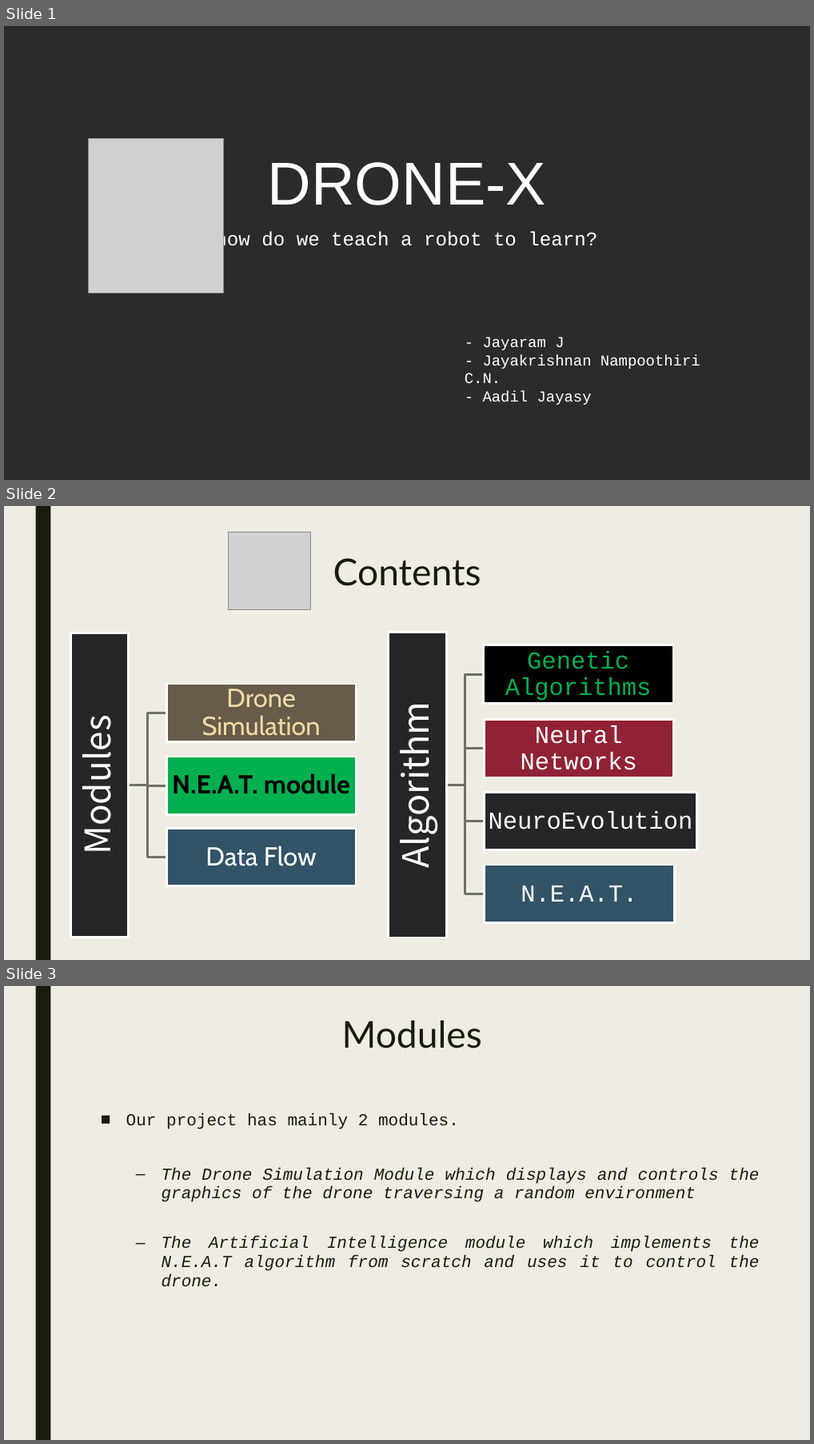
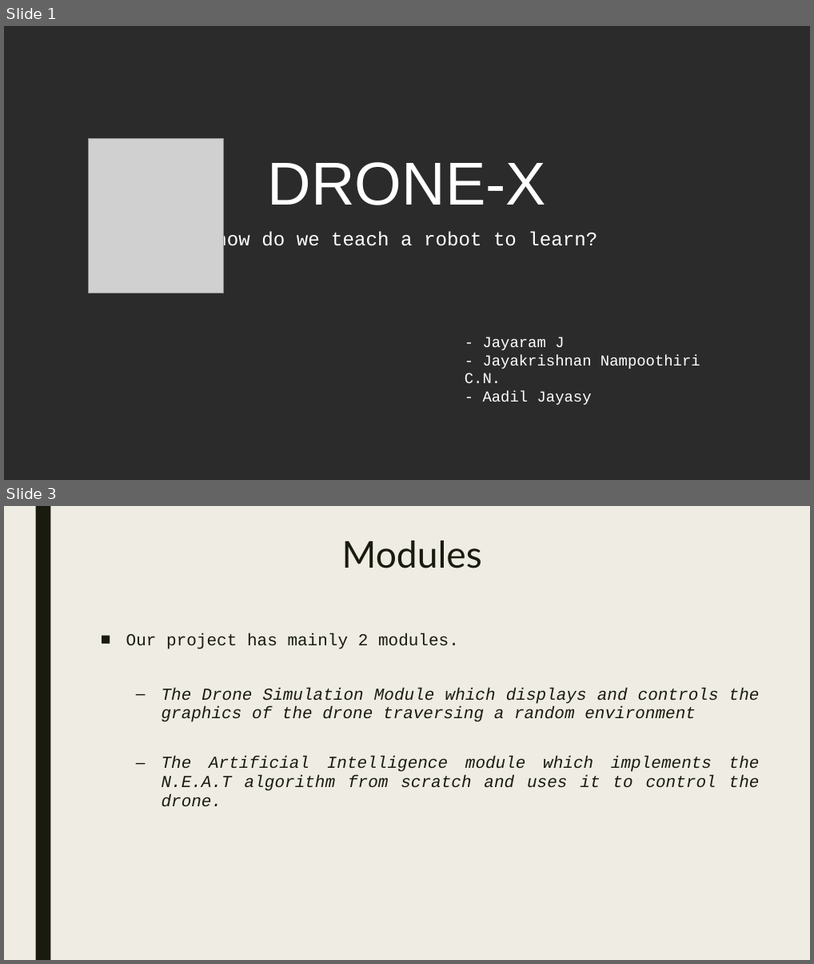
Before and after one commit to bokonist/drone-x, a slide deck: presentation/Drone-X-final.pptx. Shown one above the other, each under a label of ours: slides 1, 2 and 3 before the commit, slides 1 and 3 after it; the slides between them are not shown. The pictures are 814x1444 and 814x964 pixels, drawn with LibreOffice and Linux fonts; fonts in the diff are those of the drawing; grey boxes stand for pictures; background and template pictures are left out; a plain dark background stands for a picture behind light text. Boxes give left, top, right and bottom in pixels: in the first picture for what was removed or moved away, otherwise in the second. Text is boxed around its words. In the diff, an @@ line names an element or a change of style, - is before the commit and + after.

```diff
--- a/presentation/Drone-X-final.pptx
+++ b/presentation/Drone-X-final.pptx
@@ slide 2 removed at (4, 506, 810, 960), background #EFEDE3; not listed: 1 template element that a slide beside it also shows @@
@@ picture removed at (229, 532, 310, 609) @@
@@ title removed at (334, 558, 482, 586) @@
-Contents
@@ group removed at (70, 632, 356, 937): 4 rectangles, 4 texts, 3 freeform shapes @@
-Modules
-Drone Simulation
-N.E.A.T. module
-Data Flow
@@ group removed at (387, 632, 698, 937): 5 rectangles, 5 texts, 4 freeform shapes @@
-Algorithm
-Genetic Algorithms
-Neural Networks
-NeuroEvolution
-N.E.A.T.
```
Also in this commit, not shown: 5 slides added.
